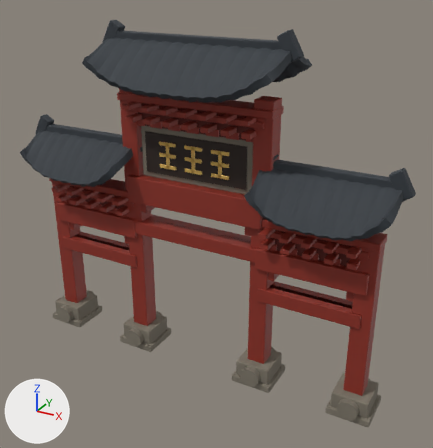
A saved change to the glTF model whale-frontend/platform-apps/whale-showcase/public/assets/paifang.glb.
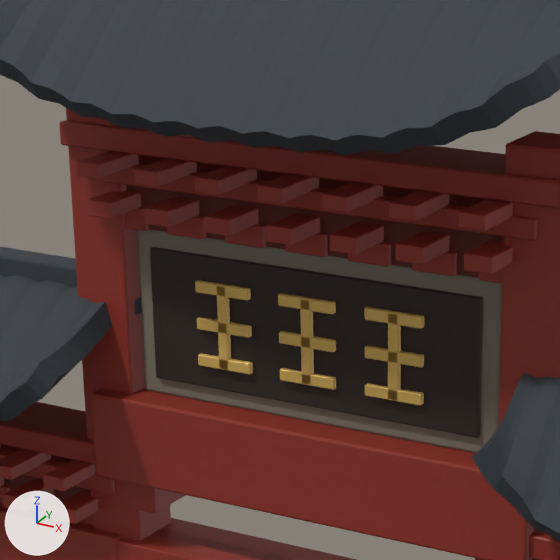
Each version appears first whole from a 50 mm camera at (6.08, -10.22, 8.64) aimed at (0.41, 0.08, 3.49), and next in a close-up on the part from 23% to 63% of the width and 12% to 51% of the height. Lighting does not change. The marker at lower left points along +X, +Y and +Z. The older version's two pictures come first. Vertices at exactly the same position are counted once.

In view in the first close-up: 'paifang'.
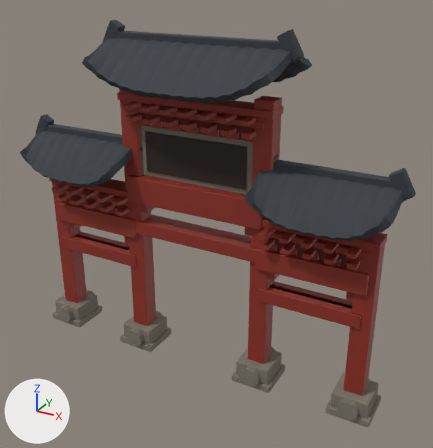
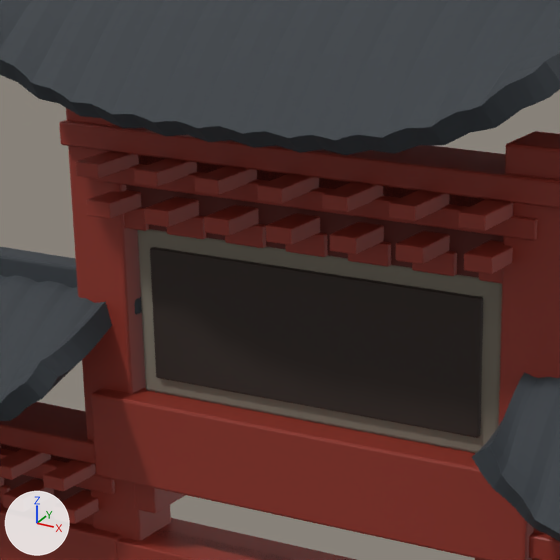
What changed in the scene script:
```text
Change me_cube:
    used by ob_paifang; location = (-3.75, 0.0, 1.95)
    remove me_cube.from_pydata(...)  # 10107 vertices, 19536 faces; spans x -0.64..8.14, y -1.06..1.06, z -1.95..5.58
    add me_cube.from_pydata(...)  # 9531 vertices, 18480 faces; spans x -0.64..8.14, y -1.06..1.06, z -1.95..5.58
    me_cube part 1: 24 loose pieces with 576 vertices, spanning x 2.93..4.57, y -0.17..0.17, z 2.68..3.24, are deleted
    remove me_cube.materials.append(mat_gold)  # orange #d9b25e
```

Changed parts and their boxes [x1, y1, x2, y2] in the close-ups (560 x 560 px):
part 1 of me_cube, deleted (orange)
    before: [195, 280, 425, 406]
